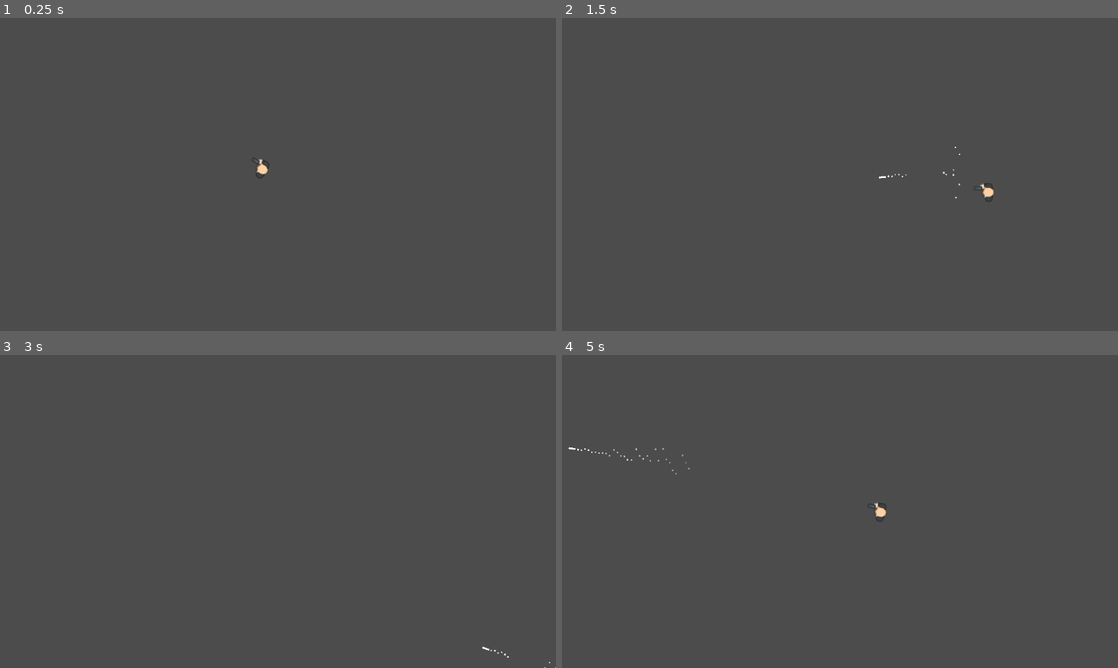
Above: before the commit, frames 1-4 (two rows, left to right).
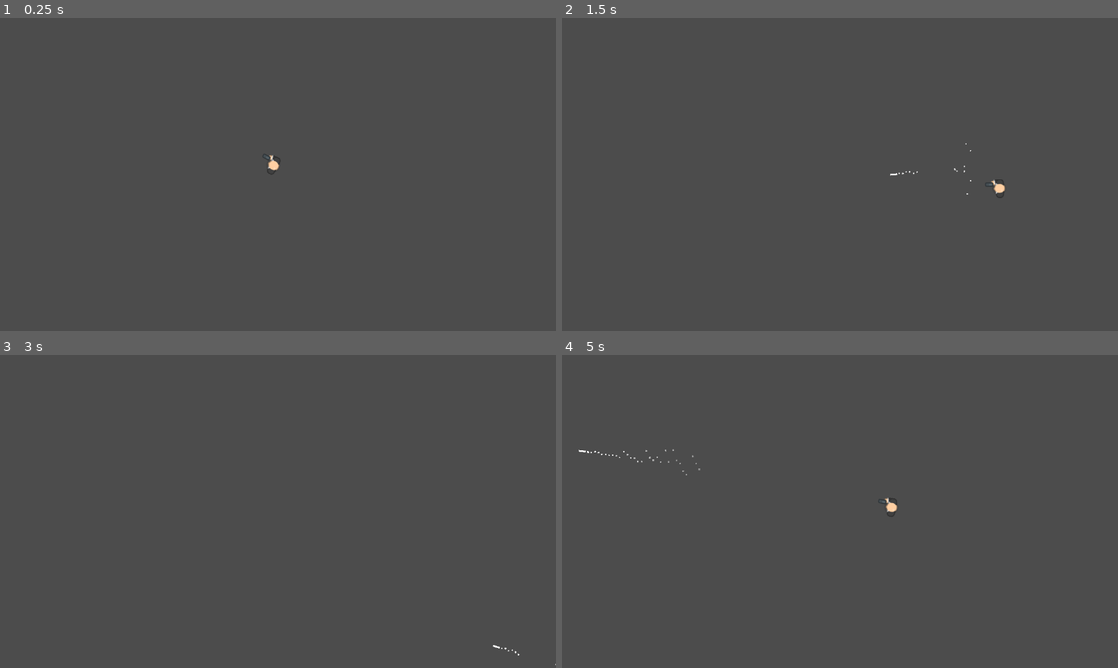
Above: after the commit, the same moments.

Repository: Talamander/bullet-time-fighting
Game: Godot game, scene res://World/Arena.tscn
Same seed, same stepped clock (60 frames per second), same inputs: the game is played once before the commit and once after it. This scene is started directly instead of the project's main scene.
Inputs (mouse positions are in pixels of both pictures, inside the frame that each line leads up to):
- Up to frame 1 (0.25 s): no input
- Up to frame 2 (1.5 s): tap Enter at 0.5 s; move the mouse to (962, 158) at 0.52 s; hold Right (ui_right) 0.53-1.28 s; tap Ctrl (bullet_time) at 0.6 s; move the mouse to (728, 190) at 1.27 s; hold Down (ui_down) from 1.28 s (still down); click (728, 190) at 1.35 s
- Up to frame 3 (3 s): move the mouse to (333, 442) at 2.02 s; release Down (ui_down) at 2.03 s; hold Right (ui_right) 2.03-2.78 s; tap Ctrl (bullet_time) at 2.1 s; tap Space at 2.75 s; move the mouse to (250, 574) at 2.77 s; hold Up (ui_up) from 2.78 s (still down); click (250, 574) at 2.85 s
- Up to frame 4 (5 s): move the mouse to (1006, 558) at 3.52 s; release Up (ui_up) at 3.53 s; hold Left (ui_left) from 3.53 s (still down); tap Ctrl (bullet_time) at 3.6 s; move the mouse to (673, 464) at 4.27 s; click (673, 464) at 4.35 s

The runs differ from the first frame. In frame 1, 0.1% of the frame differs, in the area x 45-51%, y 43-52%; in frame 2, 0.2%; in frame 3, less than 0.1%; in frame 4, 0.3%, in the area x 1-61%, y 29-54%.

Commit message:
Adjust Player Location

Diff:
--- a/World/Arena.tscn
+++ b/World/Arena.tscn
@@ -5,6 +5,6 @@
 [node name="Arena" type="Node2D"]
 
 [node name="Player" parent="." instance=ExtResource( 1 )]
-position = Vector2( 596, 344 )
+position = Vector2( 621.471, 335.01 )
 
 [editable path="Player"]
